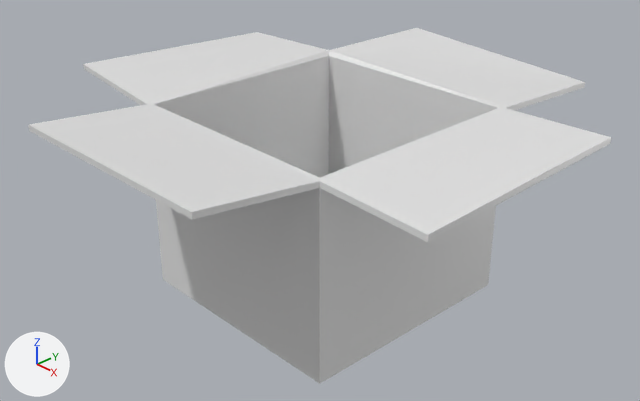
Two versions of the Blender file Assets/_Game/Models/CardboardBox.blend, one commit apart.
Rendered twice from a 50 mm lens placed at (0.136, -0.1298, 0.1151), pointed at (-0.0071, 0.0047, 0.0193). Arrows for +X, +Y and +Z are at lower left; the lights stay in place.

In view in the first picture: 'CardboardBox_Open'.
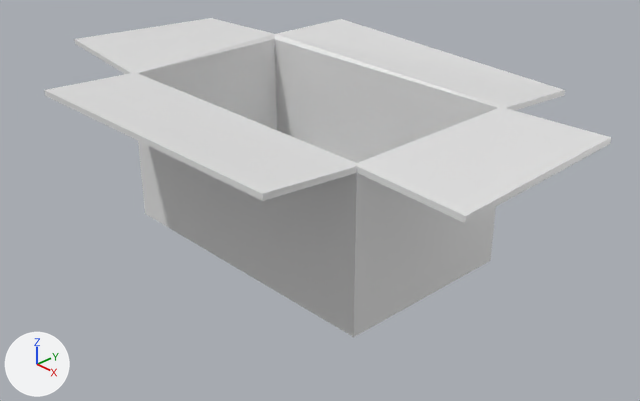
What differs and where, as boxes [x1, y1, x2, y2] in the pictures (640 x 401 px):
'CardboardBox_Open', reshaped, moved (10% shorter)
    before: [28, 28, 611, 384]
    after: [44, 18, 611, 337]

What the commit changed:
me_cardboardbox_open is used by ob_cardboardbox_open; location (0.0, 0.0, 0.0).
me_cardboardbox_open had 36 vertices, 34 faces and spanned x -0.0603..0.0551, y -0.0572..0.0619, z 0.0005..0.0506.
me_cardboardbox_open now has 36 vertices, 34 faces and spans x -0.0705..0.0668, y -0.0477..0.0478, z 0.0..0.0416.
me_cardboardbox_open part 1: 36 of 36 vertices moved; they spanned x -0.0603..0.0551, y -0.0572..0.0619, z 0.0005..0.0506 and now span x -0.0705..0.0668, y -0.0477..0.0478, z 0.0..0.0416; mean shift (0.0008, -0.0008, -0.006); largest move (0.0277, 0.0619, 0.0451) -> (0.0394, 0.0478, 0.0377).
In object 'CardboardBox_Open' (ob_cardboardbox_open), delta_location is now set to (-0.0117, 0.00526, 0.00738).
